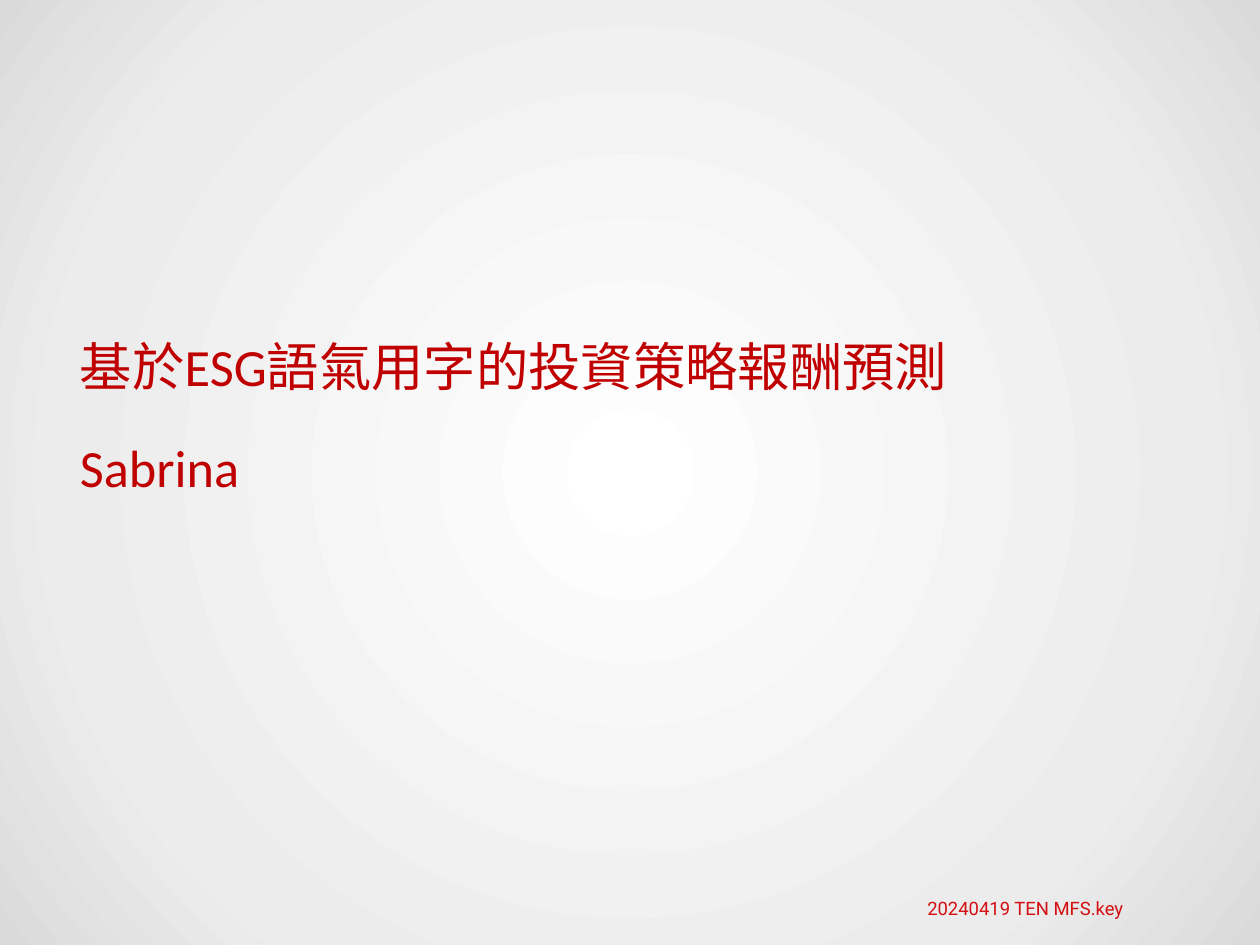
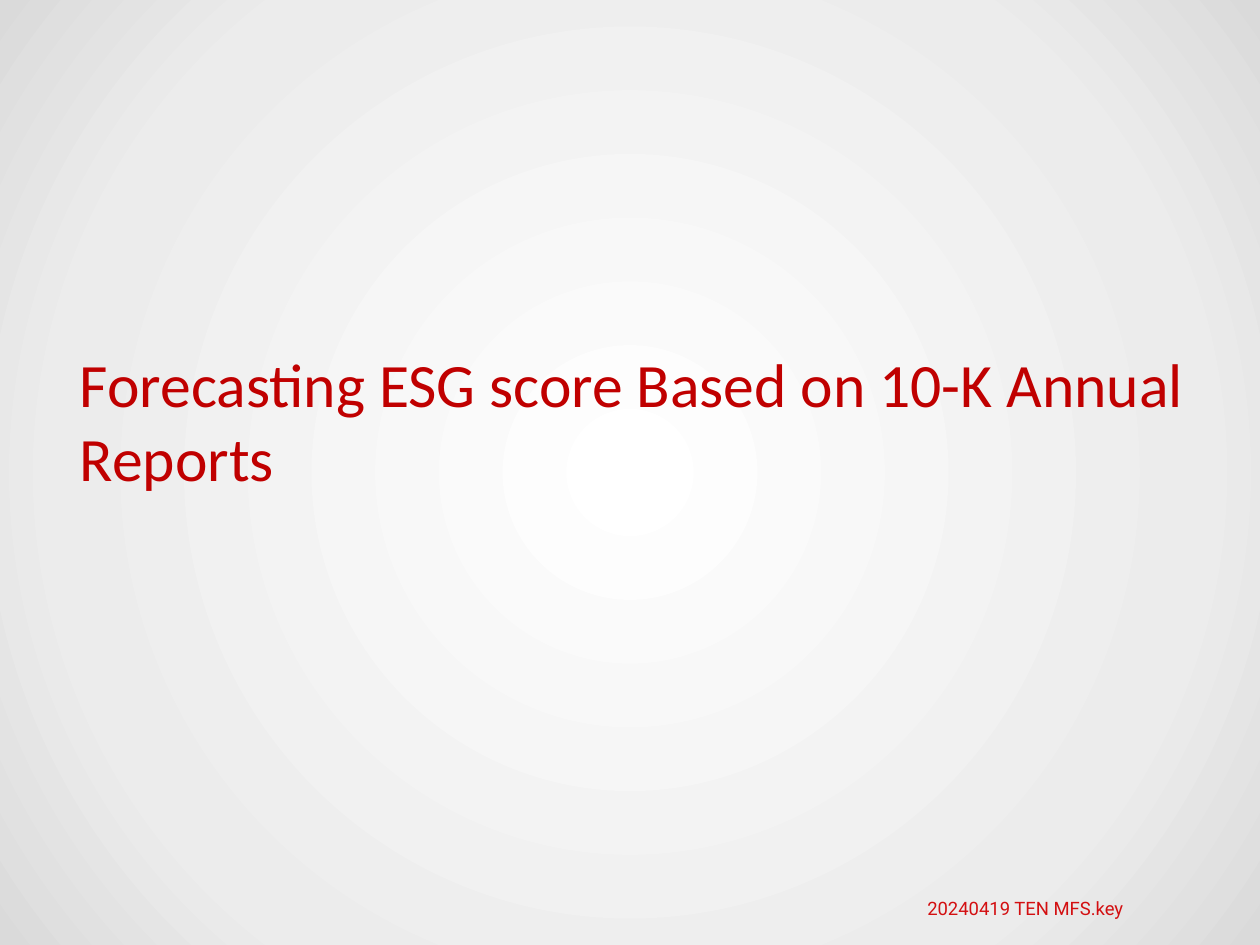
Before and after one commit to HWTeng-Teaching/202409-ML-FinTech, a slide deck: slide 1 of projects/6_基於ESG語氣用字的投資策略報酬預測.pptx. Drawn at 1260x945 pixels with LibreOffice and Linux fonts; fonts in the diff are those of the drawing; background and template pictures are left out. Boxes give left, top, right and bottom in pixels: in the first picture for what was removed or moved away, otherwise in the second. Text is boxed around its words. In the diff, an @@ line names an element or a change of style, - is before the commit and + after.

```diff
--- a/projects/6_基於ESG語氣用字的投資策略報酬預測.pptx
+++ b/projects/6_基於ESG語氣用字的投資策略報酬預測.pptx
@@ text at (x1=80, y1=364, x2=1183, y2=491): text changed; size 42.5 to 50 pt @@
-基於ESG語氣用字的投資策略報酬預測
-Sabrina
+Forecasting ESG score Based on 10-K Annual Reports
```
Also in this commit, not shown: 1 other slide changed, 1 slide added, 4 slides removed.
